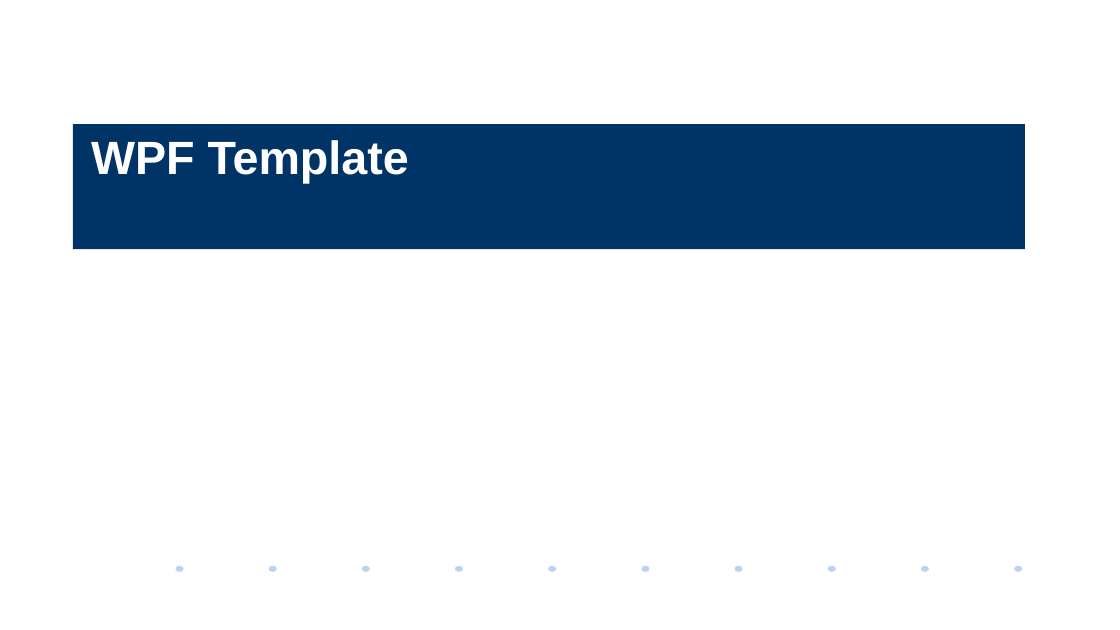
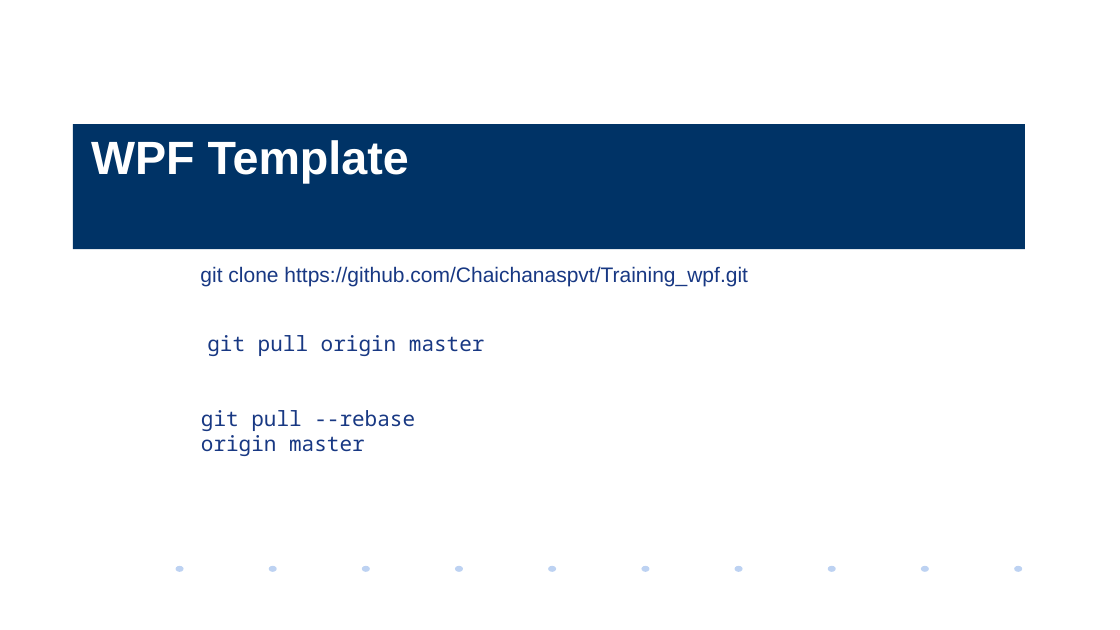
Before and after one commit to Chaichanaspvt/Training_wpf, a slide deck: slide 2 of Training_wpf(sp).pptx. Drawn at 1120x630 pixels with LibreOffice and Linux fonts; fonts in the diff are those of the drawing; background and template pictures are left out. Boxes give left, top, right and bottom in pixels: in the first picture for what was removed or moved away, otherwise in the second. Text is boxed around its words. In the diff, an @@ line names an element or a change of style, - is before the commit and + after.

```diff
--- a/Training_wpf(sp).pptx
+++ b/Training_wpf(sp).pptx
@@ text added at box(200, 266, 748, 287), 18 pt, text #183883 @@
+git clone https://github.com/Chaichanaspvt/Training_wpf.git
@@ text added at box(207, 335, 485, 356), 18 pt, text #183883 @@
+git pull origin master
@@ text added at box(201, 410, 415, 456), 18 pt, text #183883 @@
+git pull --rebase origin master
```
Also in this commit, not shown: 1 other slide changed.
